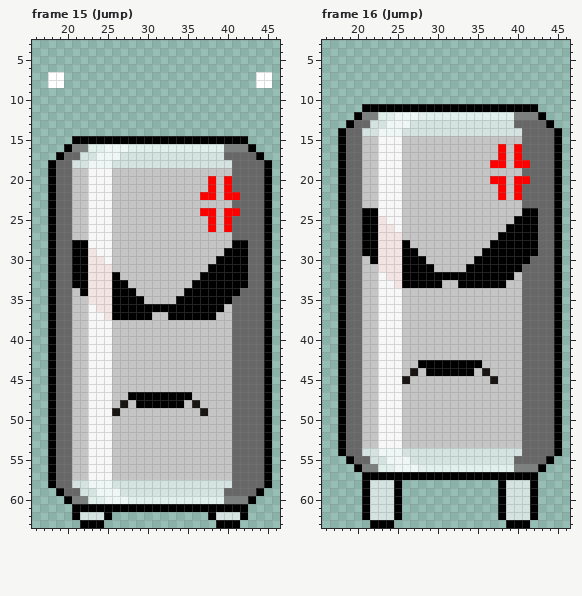
Edited in one commit: pixel-art file (Sprites/Enemies/Coke.aseprite). The picture above was drawn from the file before the commit.
64x64 pixels, 27 frames. Colours within 5 levels of each other are drawn and written as one. Shown: frame 15 (Jump): x 16..46, y 3..63; frame 16 (Jump): x 16..46, y 3..63. The commit also changed other frames, which this record leaves out.
Once edited:
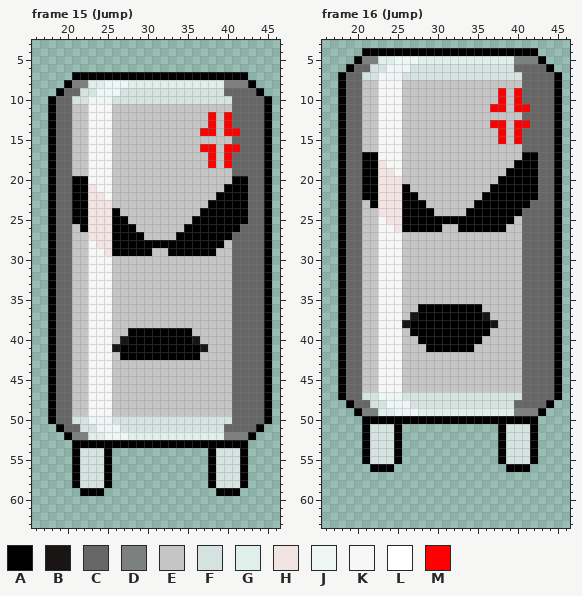
Palette (. is transparent): A #000000  B #191515  C #676767  D #7c807f  E #c5c5c5  F #d4e2e0  G #e0efec  H #f3e4e4  J #eff7f6  K #f7f7f7  L #ffffff  M #ff0000
Edits made:
Changed rows in their new state; - is an unchanged pixel.
Frame 15 (Jump), layer "Body":
first column x 18:
 7 ..-AAAAAAAAAAAAAAAAAAAAAA-..
 8 ..ADDGGJJJGGGGGGGGGGGGDDDA..
 9 -ACCFFJJJFFFFFFFFFFFFFCCCCA-
10 ACCFFJJJFFFFFFFFFFFFFFFCCCCA
11 ACCEEKKKEEEEEEEEEEEEEEECCCCA
12 ACCEEKKKEEEEEEEEEEEEMEMCCCCA
13 ACCEEKKKEEEEEEEEEEEEMEMCCCCA
14 ACCEEKKKEEEEEEEEEEEMMEMMCCCA
15 ACCEEKKKEEEEEEEEEEEEEEECCCCA
16 ACCEEKKKEEEEEEEEEEEMMEMMCCCA
17 AC-EEKKKEEEEEEEEEEEEMEM---CA
18 ---EEKKKEEEEEEEEEEEEMEM-----
20 ---AA---------------E-EAA---
21 ---AAH--------------E-AAA---
22 ---AAHH------------EEAAAA---
23 ---AAHHH------------AAAAA---
24 ---AAHHHA----------AAAAAA---
25 ---AAHHHAA--------AAAAAAA---
26 ----AHHHAAA------AAAAAAA----
27 -----HHHAAAA----AAAAAAA-----
28 ---EE-HHAAAAAAAAAAAAAA-CC---
29 ---EEK-HAAAAA--AAAAAA-ECC---
30 ---EEKK--------------EECC---
31 ---EEKKK------------EEECC---
32 ---EEKKKE----------EEEECC---
33 ---EEKKKEE--------EEEEECC---
34 ----EKKKEEE------EEEEEEC----
35 -----KKKEEEE----EEEEEEE-----
36 ------KKEEEEEEEEEEEEEE------
37 -------KEEEEE--EEEEEE-------
39 ----------AAAAAAAA----------
40 ---------BAAAAAAAAB---------
41 --------BAAAAAAAAAAB--------
42 ---------AAAAAAAAAA---------
first column x 18:
47 ----------EEEEEEEE----------
48 ---------E-EEEEEE-E---------
49 --------E----------E--------
50 ---FFJJJFFFFFFFFFFFFFFF-----
51 .A-CFFJJJFFFFFFFFFFFFFC---A.
52 ..ADDGGJJJGGGGGGGGGGGGDDDA..
53 ...AAAAAAAAAAAAAAAAAAAAAA...
54 ...AFFFA............AFFFA...
55 ...AFFFA............AFFFA...
56 ...AFFFA............AFFFA...
57 ...AFFFA............AFFFA...
58 ...A-FFA............A--FA...
59 -...AAA..............AAA...-
60 --........................--
61 ---......................---
62 ---.....------------.....---
63 ----...--------------...----
Frame 16 (Jump), layer "Body":
first column x 18:
 4 ---AAAAAAAAAAAAAAAAAAAAAA---
 5 --ADDGGJJJGGGGGGGGGGGGDDDA--
 6 -ACCFFJJJFFFFFFFFFFFFFCCCCA-
 7 ACCFFJJJFFFFFFFFFFFFFFFCCCCA
 8 ACCEEKKKEEEEEEEEEEEEEEECCCCA
 9 ACCEEKKKEEEEEEEEEEEEMEMCCCCA
10 ACCEEKKKEEEEEEEEEEEEMEMCCCCA
11 ACCEEKKKEEEEEEEEEEEMMEMMCCCA
12 ACCEEKKKEEEEEEEEEEEEEEECCCCA
13 AC-EEKKKEEEEEEEEEEEMMEMM--CA
14 ---EEKKKEEEEEEEEEEEEMEM-----
15 --------------------M-M-----
16 --------------------E-E-----
17 ---AA---------------E-EAA---
18 ---AAH-------------EE-AAA---
19 ---AAHH--------------AAAA---
20 ---AAHHH-----------EAAAAA---
21 ---AAHHHA----------AAAAAA---
22 ---AAHHHAA--------AAAAAAA---
23 ----AHHHAAA------AAAAAAA----
24 ---EEHHHAAAA----AAAAAAACC---
25 ---EEKHHAAAAAAAAAAAAAAECC---
26 ---EEKKHAAAAA--AAAAAAEECC---
27 ---EEKKK------------EEECC---
28 ---EEKKKE----------EEEECC---
29 ---EEKKKEE--------EEEEECC---
30 ----EKKKEEE------EEEEEEC----
31 -----KKKEEEE----EEEEEEE-----
32 ------KKEEEEEEEEEEEEEE------
33 -------KEEEEE--EEEEEE-------
36 ----------AAAAAAAA----------
37 ---------BAAAAAAAAB---------
38 --------BAAAAAAAAAAB--------
39 ---------AAAAAAAAAA---------
40 ----------AAAAAAAA----------
41 -----------AAAAAA-----------
43 ----------EEEEEEEE----------
44 ---------E-EEEEEE-E---------
45 --------E----------E--------
47 ---FFJJJFFFFFFFFFFFFFFF-----
48 .A-CFFJJJFFFFFFFFFFFFFC---A.
49 ..ADDGGJJJGGGGGGGGGGGGDDDA..
50 ...AAAAAAAAAAAAAAAAAAAAAA...
51 ...AFFFA............AFFFA...
52 ...AFFFA............AFFFA...
53 ...AFFFA............AFFFA...
54 ...A-FFA............A--FA...
55 -..A--FA............A-FFA..-
56 --..AAA..............AAA..--
57 ---......................---
58 ---.....------------.....---
59 ---.....------------.....---
60 ---.....------------.....---
61 ---.....------------.....---
62 ---.....------------.....---
63 ----...--------------...----
Changed places in both pictures, as pixel boxes (x1, y1, x2, y2):
changed: (48, 72, 272, 528)
changed: (338, 48, 562, 528)
